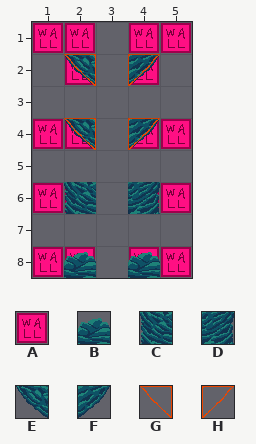
One commit to this Tiled map: Assets/Maps/Tilemaps/forest-automap/rule_30.tmx. The first picture shows the starting point.
Cells are 32x32 px. Shown: x 1..5, y 1..8.
Key: from "forest-terrain": A 7, B 35, C 42, D 44, E 50, F 52; from "wall-collisions": G 0, H 2.
_ is an empty cell.
Layer "regions" before, first column x 1:
1 AA_AA
2 _A_A_
3 _____
4 AA_AA
5 _____
6 AA_AA
7 _____
8 AA_AA
Layer "output_walls" before, first column x 1:
1 _____
2 _E_F_
3 _____
4 _E_F_
5 _____
6 _C_D_
7 _____
8 _B_B_
After:
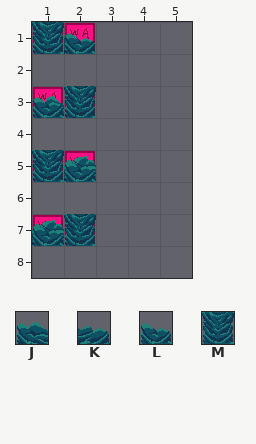
Further tiles: from "forest-terrain": J 34, K 36, L 38, M 46.
Tiles of an added or newly shown layer are drawn over the layers below it.
Commit: new tile variations and rules fixing seams
The exact change:
Changed rows in their new state; . is an unchanged cell.
Layer "regions":
first column x 1:
1 ...__
2 ._._.
3 AA...
4 __.__
5 AA...
6 __.__
7 AA...
8 __.__
Layer "input_walls" (now shown):
first column x 1:
1 MK
3 JM
5 MB
7 BM
Layer "output_walls":
first column x 1:
1 ML..
2 ._._
3 LM..
4 ._._
5 ML..
6 ._._
7 LM..
8 ._._
Layer "output_wall_collision" (removed):
first column x 2:
2 _._
4 _._
Changed places in both pictures, as pixel boxes (x1, y1, x2, y2):
changed: (32, 22, 96, 278)
removed: (128, 23, 191, 86)
removed: (128, 118, 191, 150)
removed: (128, 182, 191, 214)
removed: (128, 247, 191, 278)
